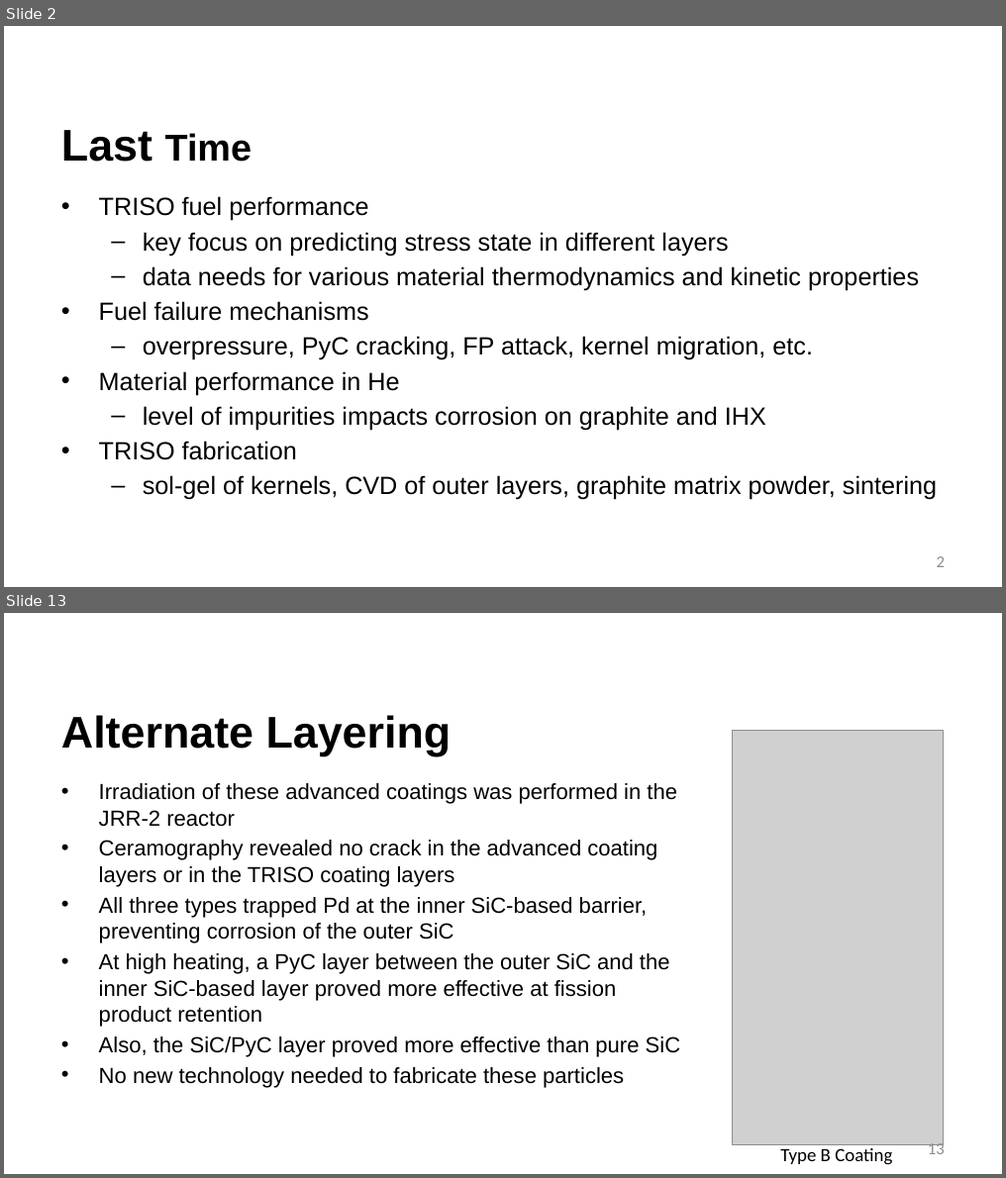
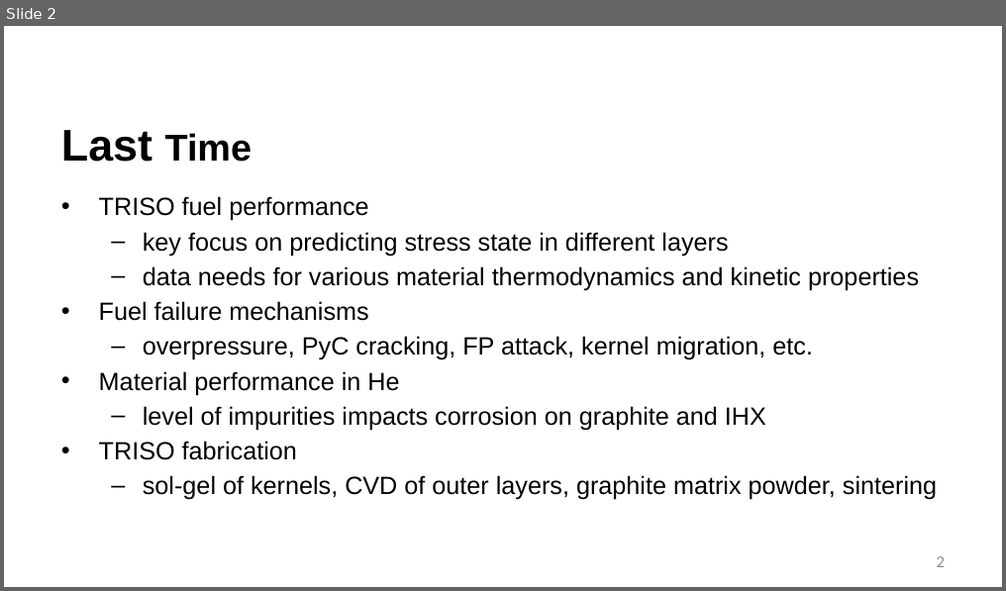
Before and after one commit to benbeeler/TEACHING, a slide deck: Advanced Reactor Materials/Fall2026/Lec7_TRISO.pptx. Shown one above the other, each under a label of ours: slides 2 and 13 before the commit, slide 2 after it; the slides between them are not shown. The pictures are 1006x1178 and 1006x591 pixels, drawn with LibreOffice and Linux fonts; fonts in the diff are those of the drawing; grey boxes stand for pictures; background and template pictures are left out. Boxes give left, top, right and bottom in pixels: in the first picture for what was removed or moved away, otherwise in the second. Text is boxed around its words. In the diff, an @@ line names an element or a change of style, - is before the commit and + after.

```diff
--- a/Advanced Reactor Materials/Fall2026/Lec7_TRISO.pptx
+++ b/Advanced Reactor Materials/Fall2026/Lec7_TRISO.pptx
@@ slide 13 removed at (x1=4, y1=613, x2=1002, y2=1174), background #FFFFFF @@
@@ title removed at (x1=61, y1=715, x2=451, y2=757) @@
-Alternate Layering
@@ picture removed at (x1=732, y1=731, x2=944, y2=1146) @@
@@ text removed at (x1=99, y1=783, x2=681, y2=1088) @@
-• Irradiation of these advanced coatings was performed in the JRR-2 reactor
-• Ceramography revealed no crack in the advanced coating layers or in the TRISO coating layers
-• All three types trapped Pd at the inner SiC-based barrier, preventing corrosion of the outer SiC
-• At high heating, a PyC layer between the outer SiC and the inner SiC-based layer proved more effective at fission product retention
-• Also, the SiC/PyC layer proved more effective than pure SiC
-• No new technology needed to fabricate these particles
@@ page number removed at (x1=928, y1=1141, x2=944, y2=1155) @@
-13
@@ text removed at (x1=780, y1=1149, x2=892, y2=1165) @@
-Type B Coating
```
Also in this commit, not shown: 1 slide changed, 12 other slides removed, 4 other files.
